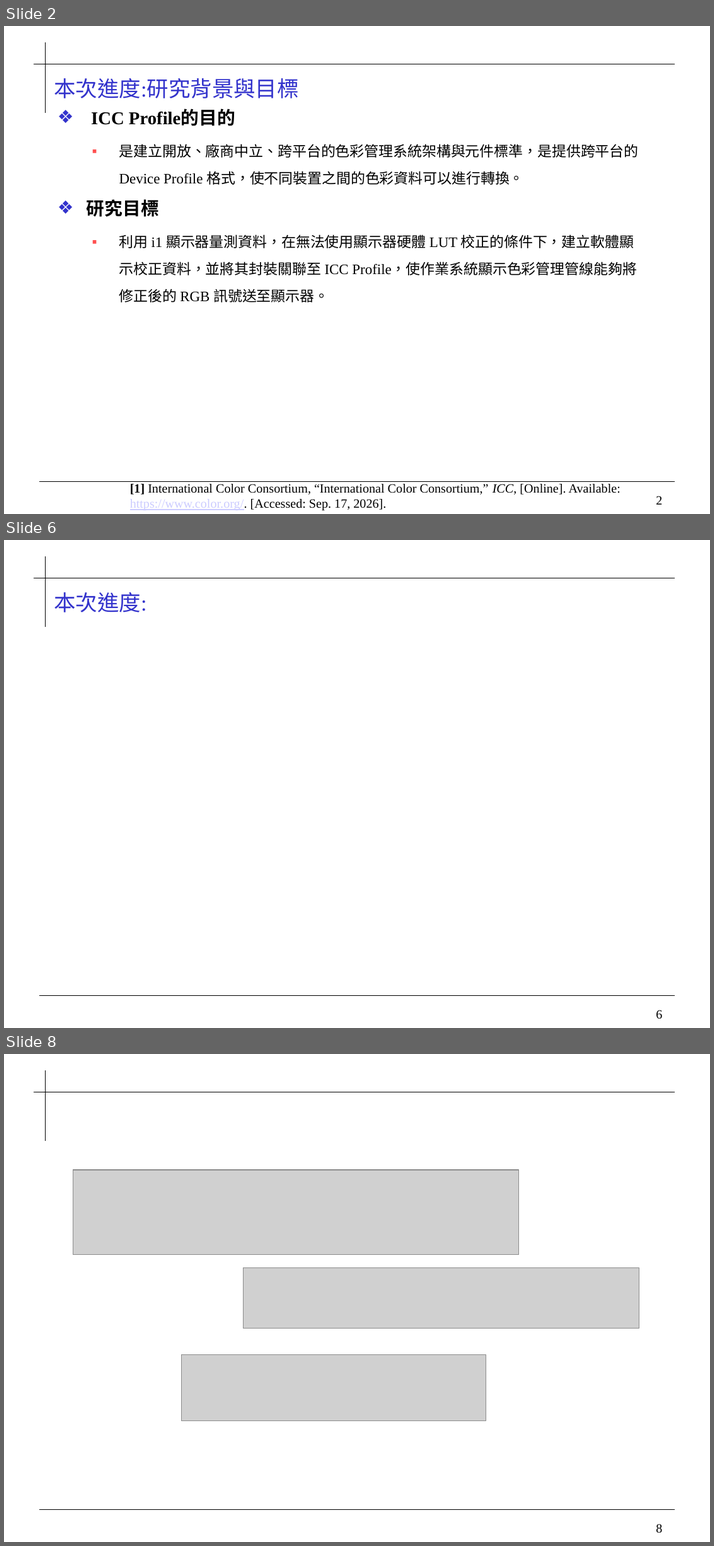
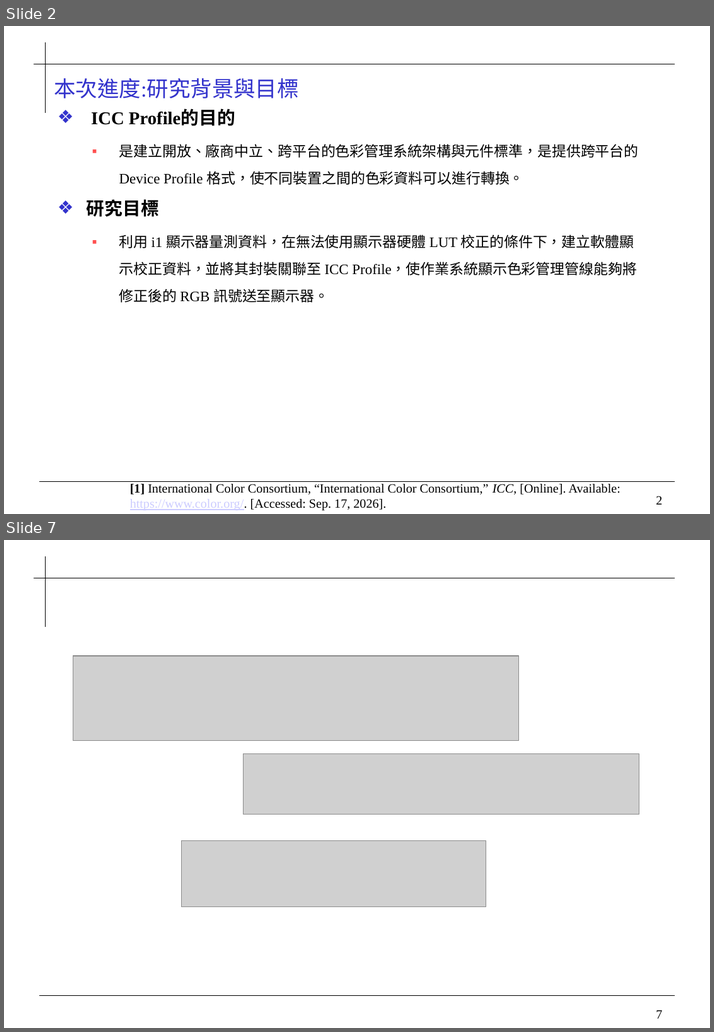
Before and after one commit to 0ilasis0/home, a slide deck: ICCPROFILE.pptx. Shown one above the other, each under a label of ours: slides 2, 6 and 8 before the commit, slides 2 and 7 after it; the slides between them are not shown. The pictures are 714x1546 and 714x1032 pixels, drawn with LibreOffice and Linux fonts; fonts in the diff are those of the drawing; grey boxes stand for pictures; background and template pictures are left out. Boxes give left, top, right and bottom in pixels: in the first picture for what was removed or moved away, otherwise in the second. Text is boxed around its words. In the diff, an @@ line names an element or a change of style, - is before the commit and + after.

```diff
--- a/ICCPROFILE.pptx
+++ b/ICCPROFILE.pptx
@@ slide 6 removed at <box>4,540,710,1028</box>, background #FFFFFF; not listed: 4 template elements that a slide beside it also shows @@
@@ title removed at <box>54,592,146,612</box> @@
-本次進度:
@@ what was slide 8 is now slide 7 @@
@@ page number at <box>655,1011,662,1019</box>: text changed @@
-8
+7
```
Also in this commit, not shown: 3 slides changed, 1 slide added, 1 other slide removed, 6 other files.
